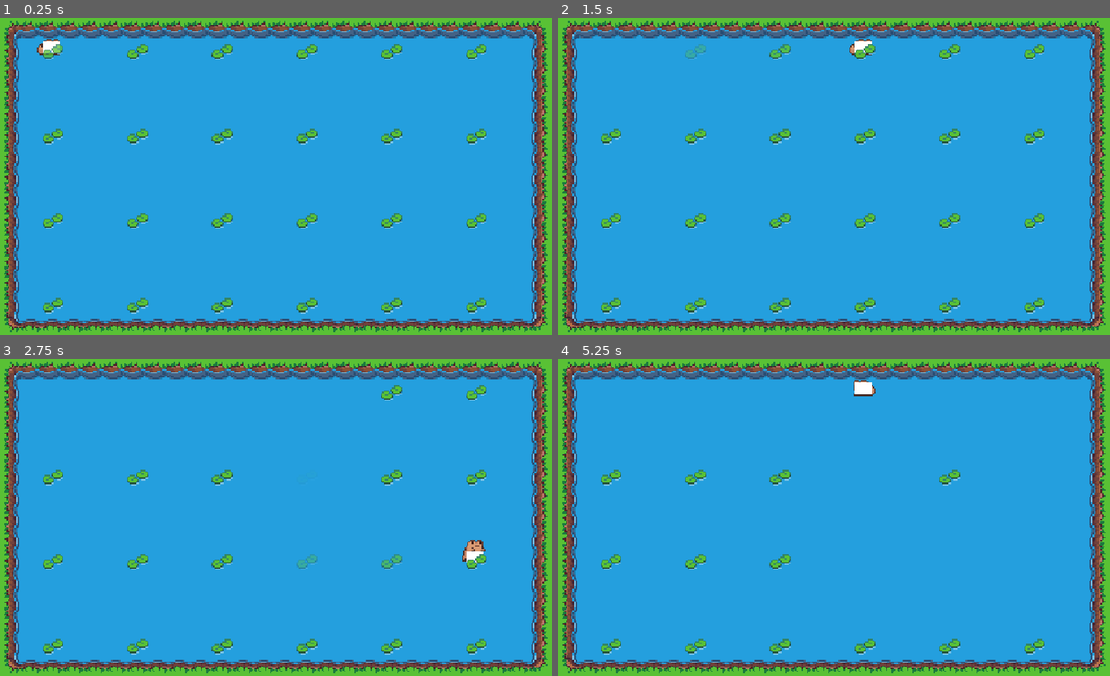
Above: before the commit, frames 1-4 (two rows, left to right).
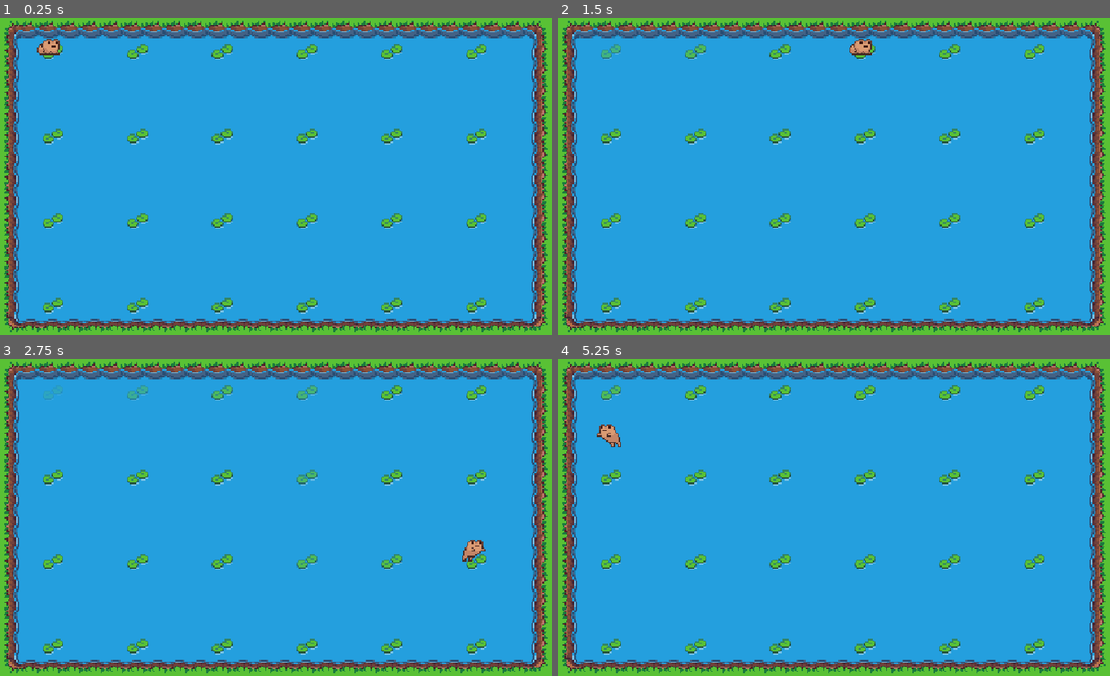
Above: after the commit, the same moments.

Repository: Fabian-Rodz/FrogGameJam
Game: Godot game, scene res://main.tscn
The game is run twice, just before and just after one commit, with the same random seed, the same clock (stepped at 60 frames per second) and the same inputs.
Inputs:
- Up to frame 1 (0.25 s): no input
- Up to frame 2 (1.5 s): tap Enter at 0.5 s; hold Right (move_right) 0.53-1.28 s; hold Down (move_down) from 1.28 s (still down)
- Up to frame 3 (2.75 s): release Down (move_down) at 2.03 s; hold Right (move_right) from 2.03 s (still down)
- Up to frame 4 (5.25 s): release Right (move_right) at 2.78 s; hold Up (move_up) 2.78-3.53 s; hold A (move_left) 3.53-5.03 s; tap Space at 5 s; hold Down (move_down) from 5.03 s (still down)

The runs differ from the first frame. In frame 1, 0.2% of the frame differs, in the area x 7-12%, y 7-13%; in frame 2, 0.3%; in frame 3, 0.8%; in frame 4, 1.5%, in the area x 7-89%, y 6-67%.

Commit message:
first implementation of game over

Diff:
--- a/Scenes/player.tscn
+++ b/Scenes/player.tscn
@@ -115,12 +115,6 @@
 shape = SubResource("RectangleShape2D_6t5aa")
 debug_color = Color(0.90675074, 0.0001280278, 0.744027, 0.41960785)
 
-[node name="ColorRect" type="ColorRect" parent="Area2D"]
-offset_left = -6.0
-offset_top = -2.0
-offset_right = 7.0
-offset_bottom = 7.0
-
 [connection signal="area_entered" from="Area2D" to="." method="_on_area_2d_area_entered"]
 [connection signal="area_exited" from="Area2D" to="." method="_on_area_2d_area_exited"]
 [connection signal="body_entered" from="Area2D" to="Area2D" method="_on_body_entered"]
--- a/Scripts/lily_pad.gd
+++ b/Scripts/lily_pad.gd
@@ -3,8 +3,9 @@
 
 @onready var sprite : Sprite2D = $Sprite2D
 @onready var collision : CollisionShape2D = $CollisionShape2D
-@onready var fade_speed = 1
+@onready var fade_speed = 0.3
 var fade = false
+var missing = false
 
 # Called when the node enters the scene tree for the first time.
 func _ready() -> void:
@@ -21,9 +22,11 @@
 		sprite.modulate = color
 
 		if color.a == 0.0:
-			collision.disabled = true
 			sprite.hide()
 			fade = false
+			missing = true
+
+
 
 func _on_body_entered(body: Node2D) -> void:
 	fade = true
--- /dev/null
+++ b/Scripts/main.gd
@@ -0,0 +1,13 @@
+extends Node2D
+
+
+# Called when the node enters the scene tree for the first time.
+func _ready() -> void:
+	pass # Replace with function body.
+
+
+# Called every frame. 'delta' is the elapsed time since the previous frame.
+func _process(delta: float) -> void:
+	#game over
+	if $Frog.game_over:
+		get_tree().reload_current_scene()
--- a/Scripts/player.gd
+++ b/Scripts/player.gd
@@ -5,6 +5,8 @@
 var input_dir
 var facing_right = true
 var can_move = false
+var game_over = false
+var cur_lily_pad = null
 @onready var move_speed = 0.30
 @onready var sprite: AnimatedSprite2D = $AnimatedSprite2D
 
@@ -16,6 +18,7 @@
 
 # Input detection
 func _physics_process(delta: float) -> void:
+	check_collision()
 	input_dir = Vector2.ZERO
 	if Input.is_action_pressed("move_up"):
 		input_dir = Vector2(0,-1)
@@ -69,9 +72,19 @@
 # Detects collision with lily pads
 func _on_area_2d_area_entered(area: Area2D) -> void:
 	can_move = true
+	cur_lily_pad = area
+	check_collision()
 	print('collision') # Replace with function body.
 
 # Detects if lily pad is missing
 func _on_area_2d_area_exited(area: Area2D) -> void:
 	can_move = false
+	cur_lily_pad = null
 	print("lily pad is gone")
+	print("Game over : ", game_over)
+
+func check_collision():
+	if cur_lily_pad != null:
+		if cur_lily_pad.missing:
+			can_move = false
+			game_over = true
--- a/main.tscn
+++ b/main.tscn
@@ -1,6 +1,7 @@
-[gd_scene load_steps=6 format=3 uid="uid://bt8s40000500t"]
+[gd_scene load_steps=7 format=3 uid="uid://bt8s40000500t"]
 
 [ext_resource type="Texture2D" uid="uid://ckvk8w0edowxi" path="res://Assets/World/free_pixel_16_woods.png" id="1_0xm2m"]
+[ext_resource type="Script" uid="uid://dey0niav4syiu" path="res://Scripts/main.gd" id="1_1bvp3"]
 [ext_resource type="PackedScene" uid="uid://ku753tmr5yi4" path="res://Scenes/player.tscn" id="1_ig7tw"]
 [ext_resource type="PackedScene" uid="uid://dqtfv2vjsfrwh" path="res://Scenes/lily_pad.tscn" id="3_h2yge"]
 
@@ -149,6 +150,7 @@
 sources/0 = SubResource("TileSetAtlasSource_h2yge")
 
 [node name="Main" type="Node2D"]
+script = ExtResource("1_1bvp3")
 
 [node name="TileMap" type="TileMap" parent="."]
 tile_set = SubResource("TileSet_ig7tw")
@@ -241,5 +243,6 @@
 [node name="LilyPad25" parent="LilyPads" instance=ExtResource("3_h2yge")]
 position = Vector2(24, 218)
 
-[node name="CharacterBody2D" parent="." instance=ExtResource("1_ig7tw")]
+[node name="Frog" parent="." instance=ExtResource("1_ig7tw")]
+z_index = 1
 position = Vector2(22, 20)
Not shown, added: Scripts/main.gd.uid
